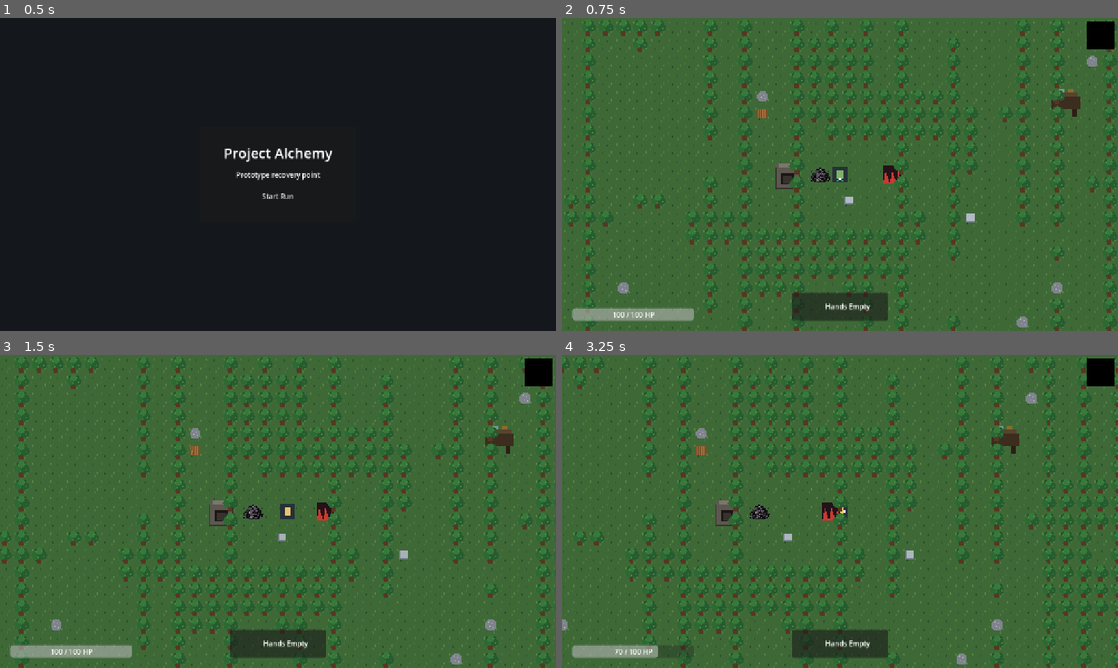
Above: before the commit, frames 1-4 (two rows, left to right).
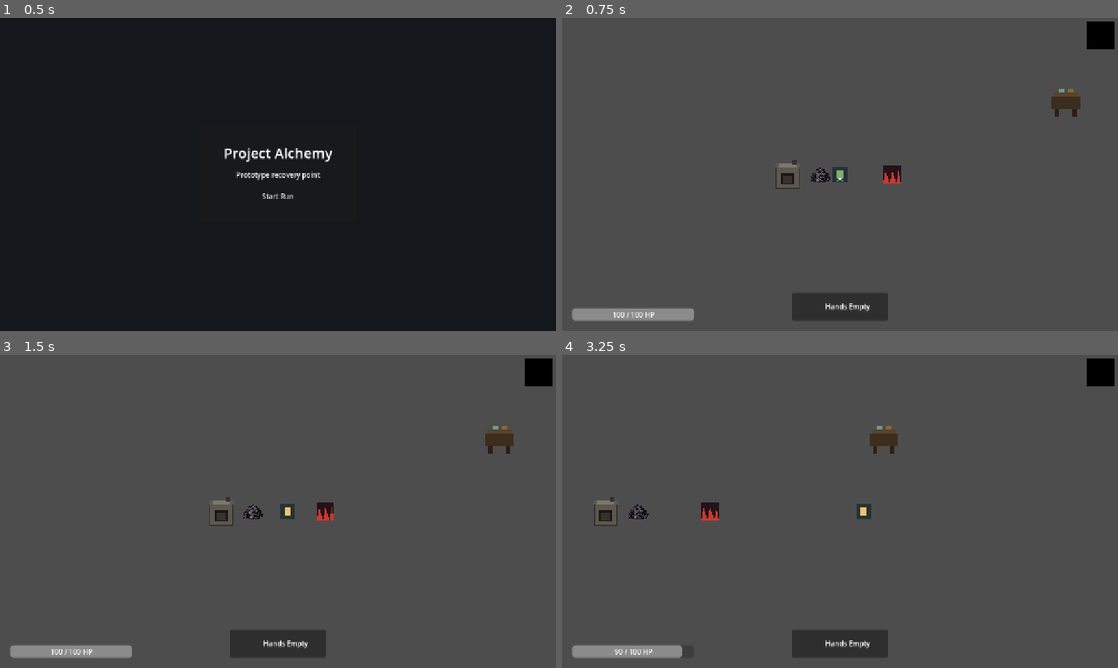
Above: after the commit, the same moments.

Repository: Maddiplomat/Project-alchemy
Game: Godot game, scene res://scenes/MainMenu.tscn
The game is run twice, just before and just after one commit, with the same random seed, the same clock (stepped at 60 frames per second) and the same inputs.
Inputs (mouse positions are in pixels of both pictures, inside the frame that each line leads up to):
- Up to frame 1 (0.5 s): no input
- Up to frame 2 (0.75 s): click "Start Run" at 0.5 s
- Up to frame 3 (1.5 s): tap Enter at 1.25 s; move the mouse to (400, 495) at 1.27 s; hold D (move_right) from 1.28 s (still down); hold E (interact) from 1.28 s (still down); click (400, 495) at 1.42 s
- Up to frame 4 (3.25 s): release D (move_right) at 2 s; release E (interact) at 2 s; drag from (728, 527) to (912, 555) at 2.02 s; move the mouse to (895, 442) at 2.77 s; hold D (move_right) from 2.78 s (still down); hold Shift (sprint) from 2.78 s (still down)

Frame 1 is identical in both runs. In frame 2, 96% of the frame differs, in the area x 0-100%, y 0-100%; in frame 3, 96%; in frame 4, 97%.
Error after the commit: Parse Error: Cannot infer the type of "tmp" variable because the value doesn't have a set type. (res://scripts/WorldGen.gd:143)

Commit message:
Add Water element: JSON, river cluster generation, and pickup spawning

Diff:
--- /dev/null
+++ b/data/elements/water.json
@@ -0,0 +1,19 @@
+{
+  "id": "water",
+  "symbol": "H2O",
+  "display_name": "Water",
+  "category": "compound",
+  "weight": 0.5,
+  "stress_multiplier": 0.5,
+  "properties": {
+    "flammability": 0.0,
+    "toxicity": 0.0,
+    "reactivity": 0.15,
+    "conductivity": 0.8
+  },
+  "carrier_risk": "Degrades Li and Na on contact — noted for Prototype5",
+  "environmental_hint": "Clear pools near river tiles",
+  "biome_spawn": [
+    "forest_river_edge"
+  ]
+}
--- a/scripts/ElementSpawn.gd
+++ b/scripts/ElementSpawn.gd
@@ -16,6 +16,13 @@
 		&"id": &"iron",
 		&"weight": 20,
 		&"max_count": 8,
+	},
+	{
+		# Water is river-only — spawned by WorldGen._spawn_water_pickups(), not the weighted picker.
+		# Weight 0 keeps it out of random placement while still letting spawn_counts track it.
+		&"id": &"water",
+		&"weight": 0,
+		&"max_count": 6,
 	},
 ]
 
--- a/scripts/WorldGen.gd
+++ b/scripts/WorldGen.gd
@@ -6,9 +6,12 @@
 const GRASS_TILE := Vector2i(0, 0)
 const TREE_TILE := Vector2i(1, 1)
 const ROCK_TILE := Vector2i(2, 1)
+const WATER_TILE := Vector2i(3, 0)
 const SPARSE_TREE_MIN := 0.3
 const DENSE_TREE_MIN := 0.6
 const ELEMENT_SPAWN_SYSTEM_SCRIPT := preload("res://scripts/ElementSpawn.gd")
+
+var _river_tile_coords: Array[Vector2i] = []
 
 @export var generate_on_ready := true
 @export var noise_frequency := 0.08
@@ -53,7 +56,9 @@
 			elif noise_value >= SPARSE_TREE_MIN and _passes_sparse_tree_roll(world_seed, coords):
 				objects_layer.set_cell(coords, SOURCE_ID, TREE_TILE, 0)
 
+	_place_river_cluster(world_seed)
 	_spawn_elements(world_seed)
+	_spawn_water_pickups(world_seed)
 
 
 func regenerate_with_seed(world_seed: int) -> void:
@@ -64,6 +69,30 @@
 	ground_layer.clear()
 	decor_layer.clear()
 	objects_layer.clear()
+	_river_tile_coords.clear()
+
+
+func _place_river_cluster(world_seed: int) -> void:
+	_river_tile_coords.clear()
+	var rng := RandomNumberGenerator.new()
+	rng.seed = world_seed + 3571
+
+	# Anchor the river to the lower-left quadrant, away from spawn centre
+	var anchor := Vector2i(
+		rng.randi_range(8, MAP_SIZE.x / 4),
+		rng.randi_range(MAP_SIZE.y / 2, MAP_SIZE.y - 10)
+	)
+
+	# Carve a short river-edge strip of 10 water tiles in a loose horizontal band
+	for i in range(10):
+		var offset := Vector2i(i * 2, rng.randi_range(-1, 1))
+		var coords := anchor + offset
+		if _is_edge(coords):
+			continue
+		# Water goes on the ground layer; clear any object tile above it
+		ground_layer.set_cell(coords, SOURCE_ID, WATER_TILE, 0)
+		objects_layer.erase_cell(coords)
+		_river_tile_coords.append(coords)
 
 
 func _is_edge(coords: Vector2i) -> bool:
@@ -96,6 +125,52 @@
 	_prepare_element_spawn_system()
 	if element_spawn_system != null and element_spawn_system.has_method("spawn_elements"):
 		element_spawn_system.spawn_elements(ground_layer, objects_layer, world_seed)
+
+
+func _spawn_water_pickups(world_seed: int) -> void:
+	if _river_tile_coords.is_empty():
+		return
+	_prepare_element_spawn_system()
+	if element_spawn_system == null or not element_spawn_system.has_method("spawn_element_at"):
+		_spawn_water_pickups_fallback(world_seed)
+		return
+	var rng := RandomNumberGenerator.new()
+	rng.seed = world_seed + 4201
+	var count := rng.randi_range(4, 6)
+	var shuffled := _river_tile_coords.duplicate()
+	for i in range(shuffled.size() - 1, 0, -1):
+		var j := rng.randi_range(0, i)
+		var tmp := shuffled[i]
+		shuffled[i] = shuffled[j]
+		shuffled[j] = tmp
+	for i in range(mini(count, shuffled.size())):
+		element_spawn_system.spawn_element_at(&"water", shuffled[i], ground_layer)
+
+
+func _spawn_water_pickups_fallback(world_seed: int) -> void:
+	if element_spawn_system == null:
+		return
+	var rng := RandomNumberGenerator.new()
+	rng.seed = world_seed + 4201
+	var count := rng.randi_range(4, 6)
+	var shuffled := _river_tile_coords.duplicate()
+	for i in range(shuffled.size() - 1, 0, -1):
+		var j := rng.randi_range(0, i)
+		var tmp := shuffled[i]
+		shuffled[i] = shuffled[j]
+		shuffled[j] = tmp
+	var pickup_scene: PackedScene = load("res://scenes/ElementPickup.tscn")
+	if pickup_scene == null:
+		return
+	for i in range(mini(count, shuffled.size())):
+		var coords := shuffled[i]
+		var pickup := pickup_scene.instantiate()
+		pickup.name = "water_%d_%d" % [coords.x, coords.y]
+		pickup.set(&"element_id", &"water")
+		pickup.set_meta(&"element_id", &"water")
+		pickup.set_meta(&"tile_coords", coords)
+		element_spawn_system.add_child(pickup)
+		pickup.global_position = ground_layer.to_global(ground_layer.map_to_local(coords))
 
 
 func _get_world_seed() -> int:
